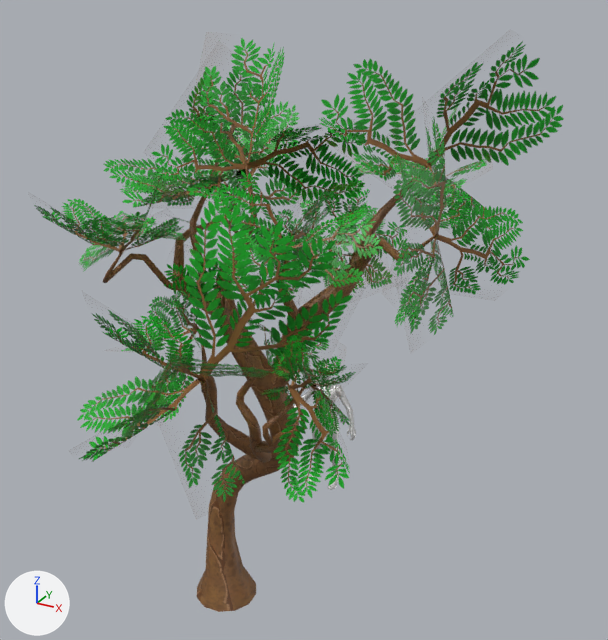
Two versions of the Blender file Medieval (UE)/arvores.blend, one commit apart.
Both versions are drawn from a camera (50 mm lens) standing at (4.51, -6.34, 6.77) and looking at (0.88, 0.27, 3.47). Every picture has the same lights, and +X, +Y and +Z are marked at lower left. The first picture is the older version.

Names of what the first picture shows: 'ArvoreVerde.02', 'FolhasArvore.02', 'SkeletalMeshComponent0_LOD2'.
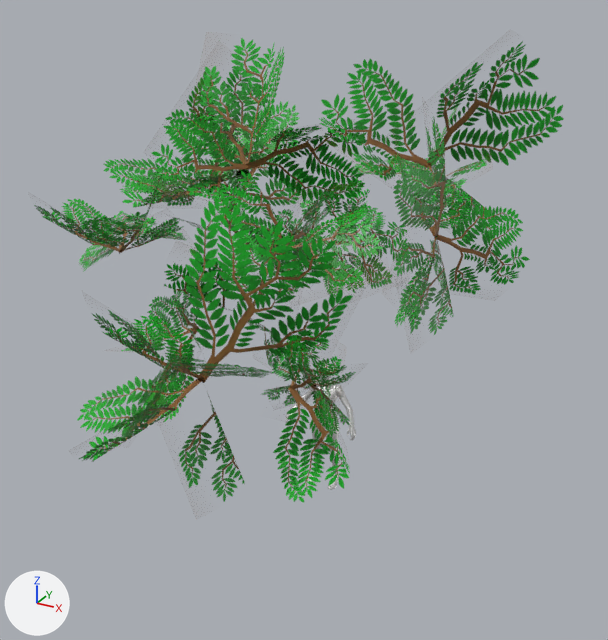
Changed parts and their boxes [x1, y1, x2, y2] in the pictures (608 x 640 px):
'ArvoreVerde.02', hidden: before [103, 161, 439, 612]

Patch to the scene script:
```diff
--- a/Medieval (UE)/arvores.blend.py
+++ b/Medieval (UE)/arvores.blend.py
@@ ob_arvoreverde_02 @@
 ob_arvoreverde_02.rotation_euler = (0.0, 1.571, 0.0)  # degrees (0, 90, 0)
+ob_arvoreverde_02.hide_set(True)
```
